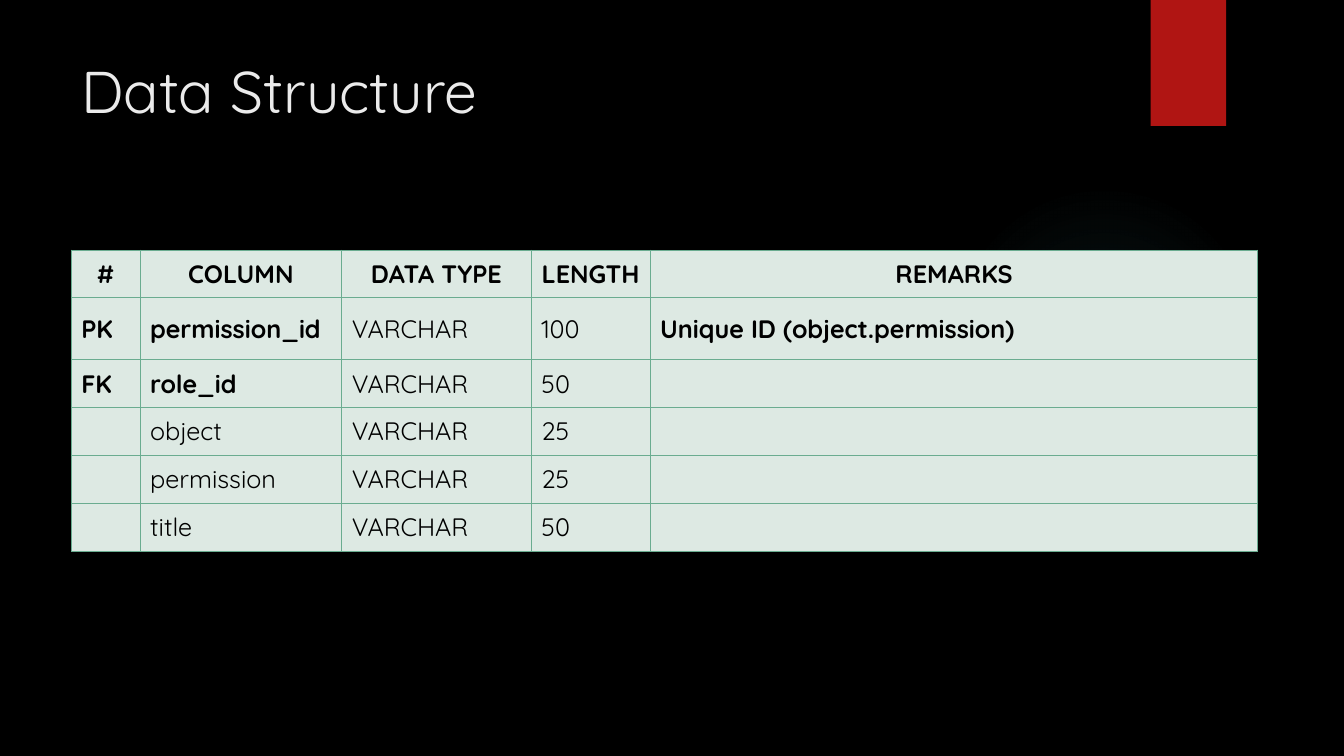
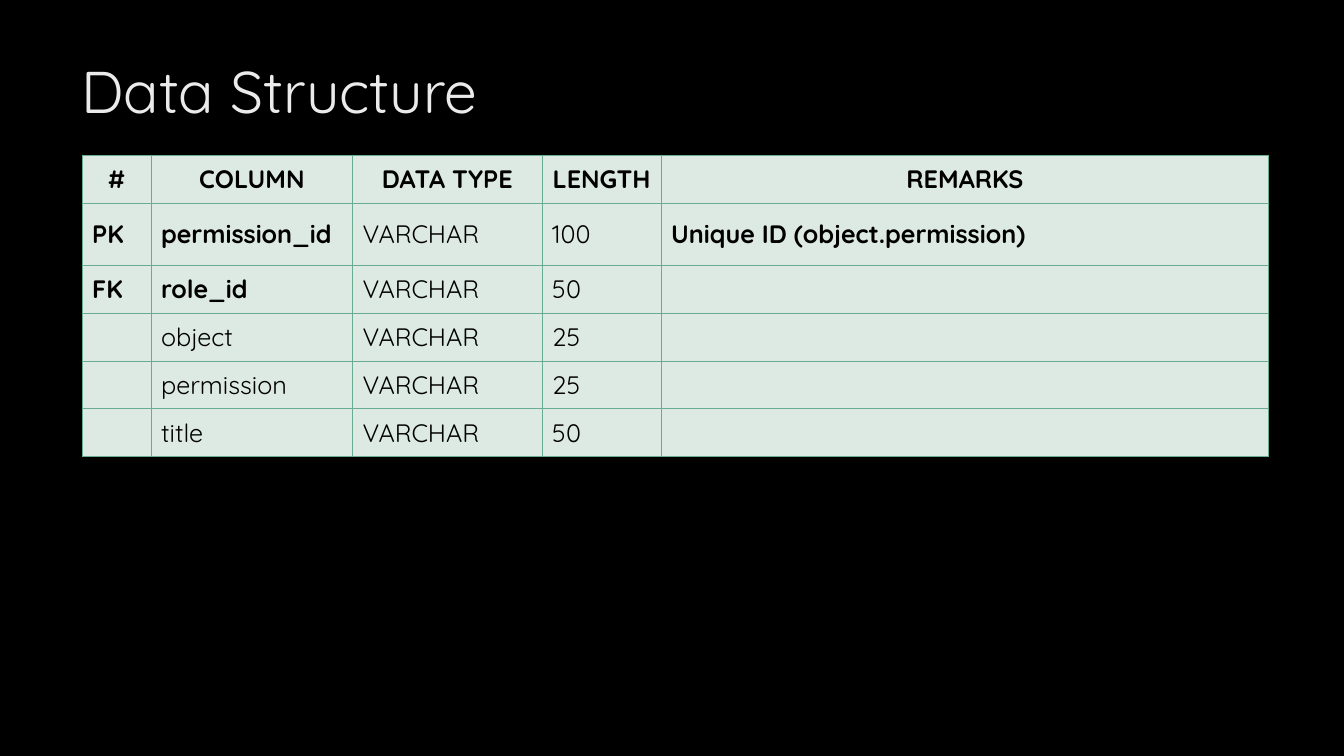
Before and after one commit to em1730/scims_docu, a slide deck: slide 31 of Documentation/Role_Mgmt.pptx (slide 26 before the commit). Drawn at 1344x756 pixels with LibreOffice and Linux fonts; fonts in the diff are those of the drawing; background and template pictures are left out. Boxes give left, top, right and bottom in pixels: in the first picture for what was removed or moved away, otherwise in the second. Text is boxed around its words. In the diff, an @@ line names an element or a change of style, - is before the commit and + after.

```diff
--- a/Documentation/Role_Mgmt.pptx
+++ b/Documentation/Role_Mgmt.pptx
@@ rectangle removed at (x1=1150, y1=0, x2=1226, y2=126) @@
@@ table moved from (x1=72, y1=250, x2=1258, y2=552) to (x1=82, y1=155, x2=1268, y2=457) @@
@@ ellipse removed at (x1=949, y1=185, x2=1259, y2=495) @@
```
Also in this commit, not shown: 17 other slides changed, 18 slides added, 13 slides removed, 4 other files.
